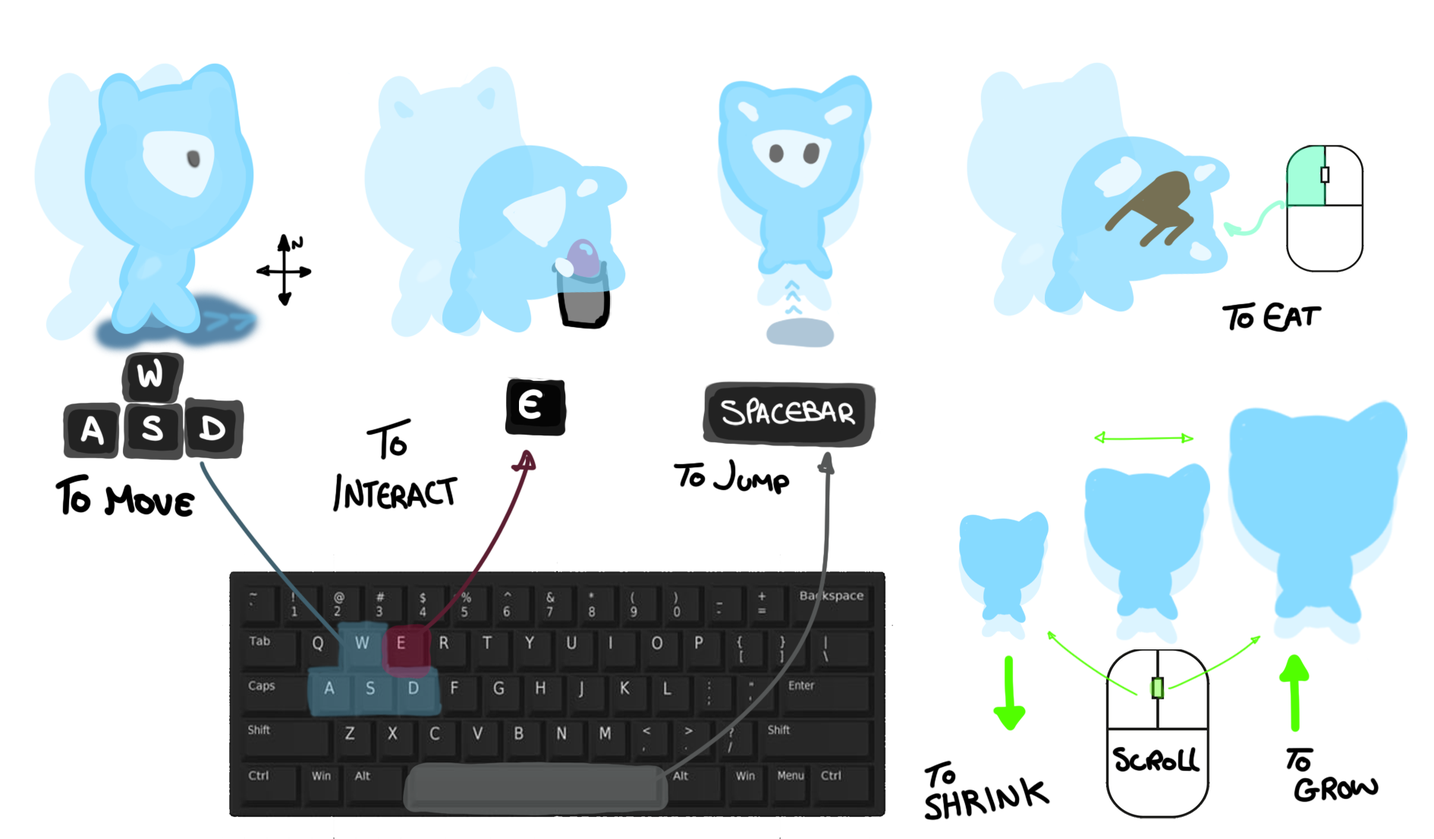
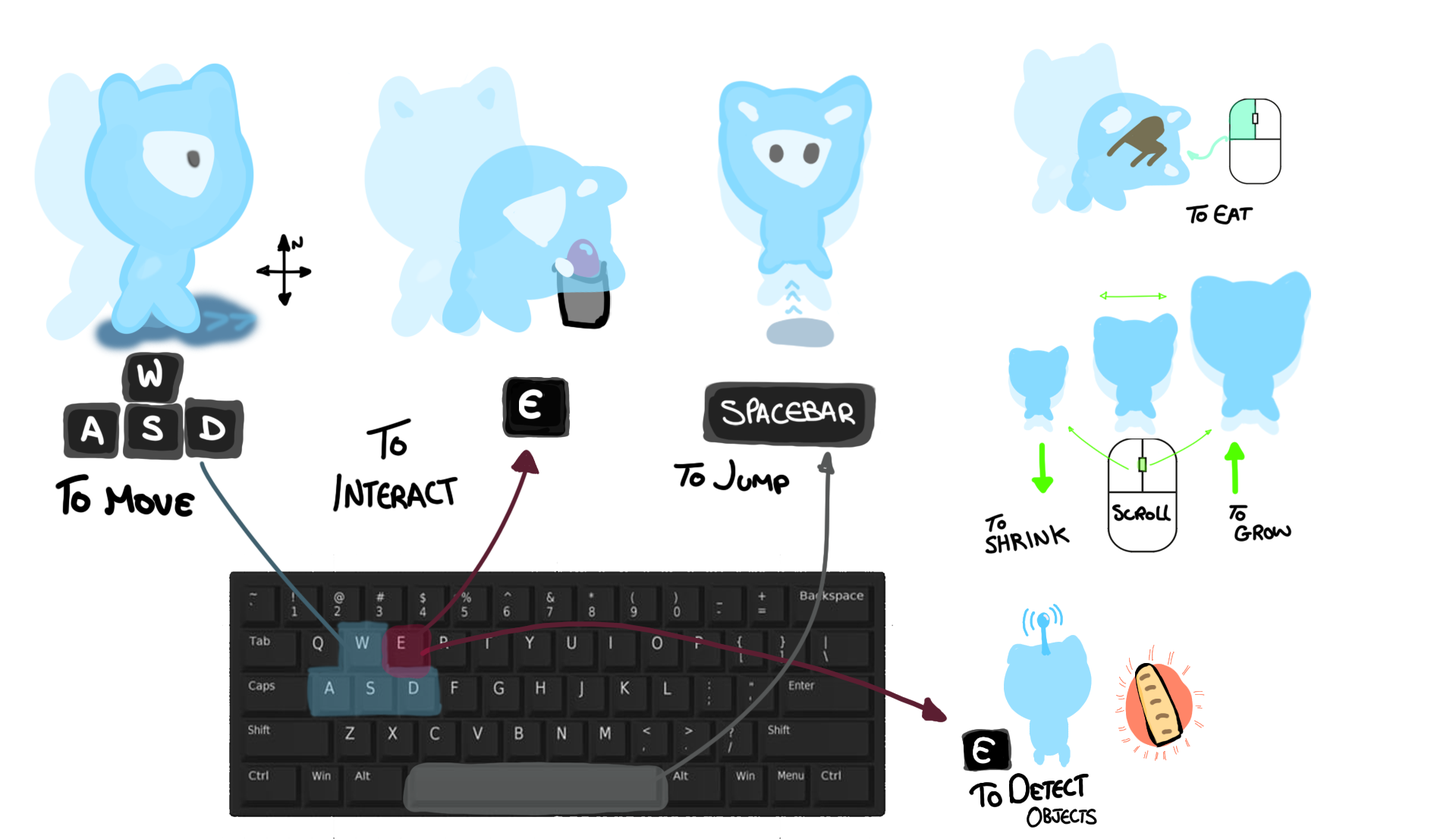
Comparing the layer stacks of the two (1434, 839) images. Changes:
removed layer "Layer 35" over [419, 199, 1380, 821]
removed group "Group 5" (9 layers) over [958, 399, 1408, 820]
removed layer "Layer 34" from group "Group 5" over [992, 653, 1311, 733]
renamed "Layer 14 copy 5" to "Layer 6", opacity 29% → 100%, moved it out of group "Group 5", painted on it over [512, 450, 1211, 736]
removed layer "Layer 14 copy 4" from group "Group 5" over [1083, 462, 1211, 650]
removed layer "Layer 14 copy 3" (was 29%) from group "Group 5" over [958, 528, 1049, 661]
removed layer "Layer 14 copy 2" from group "Group 5" over [958, 510, 1049, 644]
added layer "Layer 7" (1st of 2) above "Layer 1" over [1115, 644, 1205, 762]
added layer "Layer 1" (1st of 2) above "Group 2" over [1003, 603, 1092, 768]
renamed "Layer 14 copy 7" to "Group 2", opacity 29% → 100%, moved it out of group "Group 5", painted on it over [419, 42, 1408, 799]
removed layer "Layer 14 copy 6" from group "Group 5" over [1227, 399, 1408, 665]
moved "Layer 13" out of group "Group 5", painted on it over [1105, 649, 1211, 820]
removed group "Group 4" (6 layers) over [966, 62, 1365, 318]
removed layer "Layer 31" from group "Group 4" over [1093, 155, 1218, 262]
removed layer "Layer 30" (was 67%) from group "Group 4" over [1103, 169, 1196, 249]
removed layer "Layer 13 copy" from group "Group 4" over [1286, 144, 1365, 274]
removed layer "Layer 3 copy 5" (was 76%) from group "Group 4" over [1044, 135, 1232, 314]
removed layer "Layer 3 copy 4" (was 32%) from group "Group 4" over [966, 62, 1139, 318]
removed group "Group 3" (11 layers) over [501, 376, 571, 438]
added layer "Layer 12" (2nd of 2) above "Layer 11" over [968, 773, 1098, 828]
renamed "Layer 27" to "Layer 8", moved it out of group "Group 3", painted on it over [419, 376, 948, 724]
removed group "Group 2" (10 layers) over [501, 376, 571, 439]
…and 10 more changes (4 added, 6 removed)
